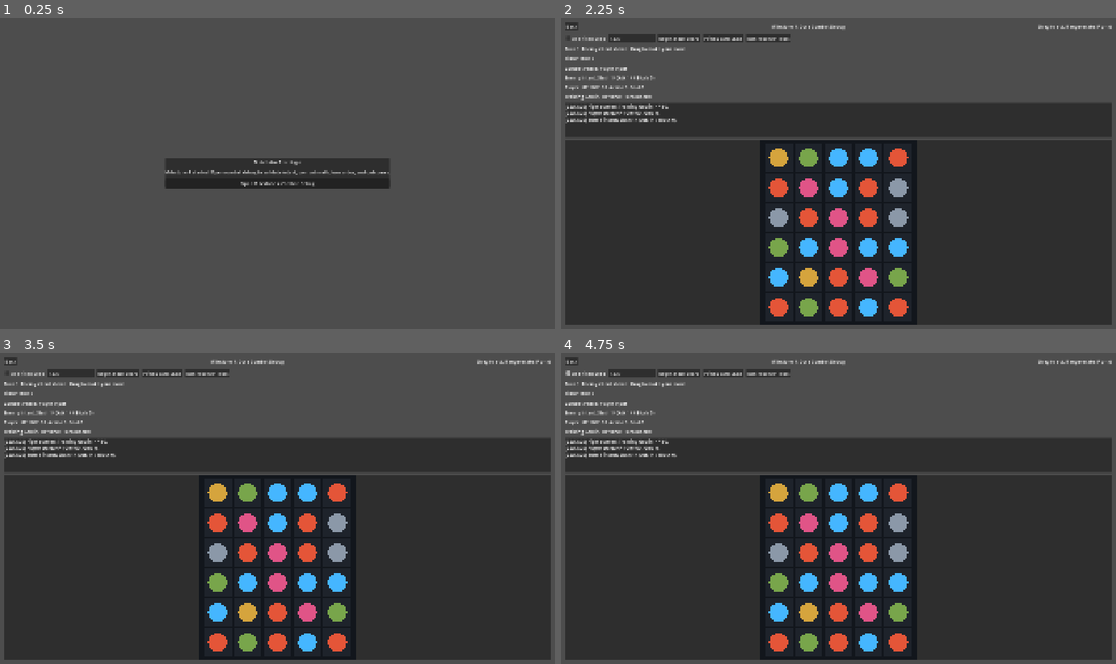
Above: before the commit, frames 1-4 (two rows, left to right).
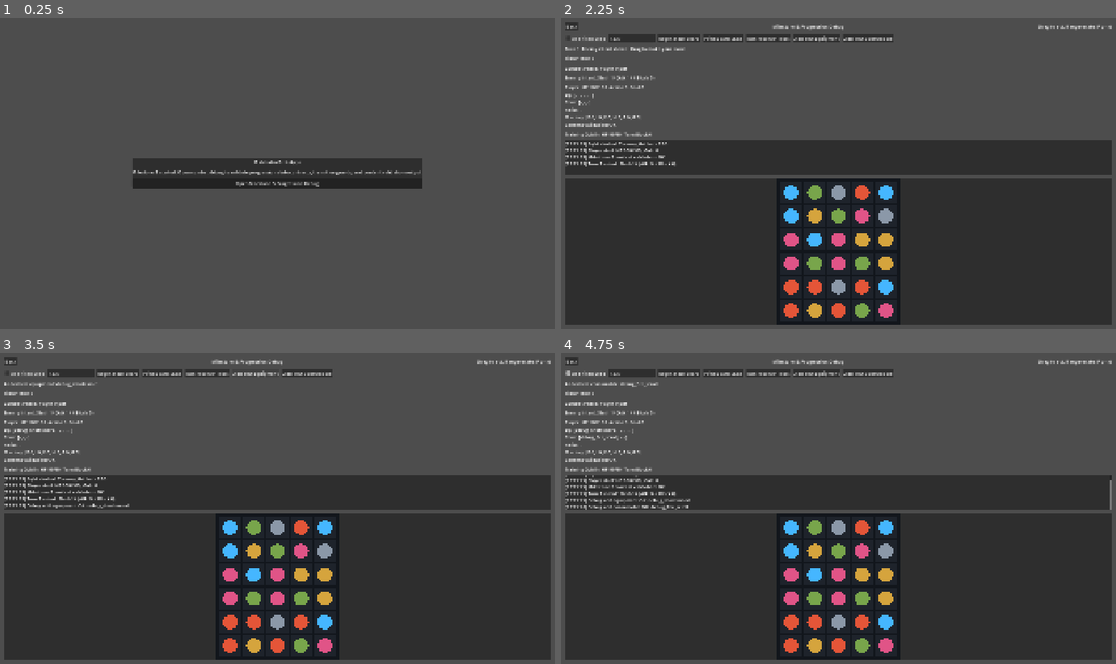
Above: after the commit, the same moments.

Repository: rajahafify/orbwalker
Game: Godot game, scene res://scenes/main.tscn
Same seed, same stepped clock (60 frames per second), same inputs: the game is played once before the commit and once after it.
Inputs (mouse positions are in pixels of both pictures, inside the frame that each line leads up to):
- Up to frame 1 (0.25 s): no input
- Up to frame 2 (2.25 s): click "Open Milestone 4 Combat Debug" (after the commit: "Open Milestone 5 Progression …") at 0.5 s; click "Back" at 1.25 s; click "Open Milestone 4 Combat Debug" (after the commit: "Open Milestone 5 Progression …") at 2 s
- Up to frame 3 (3.5 s): click (255, 374) at 2.75 s, where only the run after the commit has a clickable "Add Test Equipment"
- Up to frame 4 (4.75 s): click (866, 374) at 3.5 s, where only the run after the commit has a clickable "Add Test Consumable"; click "Use Fixed Seed" at 4.25 s

The runs differ from the first frame. In frame 1, 1.4% of the frame differs, in the area x 23-77%, y 45-55%; in frame 2, 21%; in frame 3, 21%; in frame 4, 22%, in the area x 0-100%, y 2-99%.

Commit message:
Implement milestone 5 player progression state

Diff:
--- a/scenes/combat/board_debug.tscn
+++ b/scenes/combat/board_debug.tscn
@@ -39,7 +39,7 @@
 [node name="TitleLabel" type="Label" parent="MarginContainer/VBoxContainer/HeaderRow" unique_id=726365973]
 layout_mode = 2
 size_flags_horizontal = 3
-text = "Milestone 4: Core Combat Debug"
+text = "Milestone 5: Progression Debug"
 horizontal_alignment = 1
 vertical_alignment = 1
 
@@ -74,6 +74,14 @@
 unique_name_in_owner = true
 layout_mode = 2
 text = "Run Resolver Tests"
+
+[node name="AddTestEquipmentButton" type="Button" parent="MarginContainer/VBoxContainer/ControlsRow"]
+layout_mode = 2
+text = "Add Test Equipment"
+
+[node name="AddTestConsumableButton" type="Button" parent="MarginContainer/VBoxContainer/ControlsRow"]
+layout_mode = 2
+text = "Add Test Consumable"
 
 [node name="StatusLabel" type="Label" parent="MarginContainer/VBoxContainer" unique_id=211771417]
 unique_name_in_owner = true
@@ -139,4 +147,6 @@
 [connection signal="pressed" from="MarginContainer/VBoxContainer/ControlsRow/RegenerateButton" to="." method="_on_regenerate_button_pressed"]
 [connection signal="pressed" from="MarginContainer/VBoxContainer/ControlsRow/PrintBoardButton" to="." method="_on_print_board_button_pressed"]
 [connection signal="pressed" from="MarginContainer/VBoxContainer/ControlsRow/RunResolverTestsButton" to="." method="_on_run_tests_button_pressed"]
+[connection signal="pressed" from="MarginContainer/VBoxContainer/ControlsRow/AddTestEquipmentButton" to="." method="_on_add_test_equipment_button_pressed"]
+[connection signal="pressed" from="MarginContainer/VBoxContainer/ControlsRow/AddTestConsumableButton" to="." method="_on_add_test_consumable_button_pressed"]
 [connection signal="pressed" from="MarginContainer/VBoxContainer/NextButton" to="." method="_on_next_button_pressed"]
--- a/scenes/main.tscn
+++ b/scenes/main.tscn
@@ -39,6 +39,6 @@
 
 [node name="StartFightButton" type="Button" parent="CenterContainer/PanelContainer/VBoxContainer"]
 layout_mode = 2
-text = "Open Milestone 4 Combat Debug"
+text = "Open Milestone 5 Progression Debug"
 
 [connection signal="pressed" from="CenterContainer/PanelContainer/VBoxContainer/StartFightButton" to="." method="_on_start_fight_button_pressed"]
--- a/scripts/combat/player_state.gd
+++ b/scripts/combat/player_state.gd
@@ -2,8 +2,8 @@
 class_name PlayerState
 
 const DEFAULT_MAX_HP := 100
-const DEFAULT_EQUIPMENT_SLOTS := 3
-const DEFAULT_CONSUMABLE_SLOTS := 2
+const DEFAULT_EQUIPMENT_SLOTS := 5
+const DEFAULT_CONSUMABLE_SLOTS := 3
 const DEFAULT_MOVE_TIMER_SECONDS := 5.0
 
 var max_hp: int = DEFAULT_MAX_HP
@@ -24,9 +24,6 @@
 var consumable_slots: int = DEFAULT_CONSUMABLE_SLOTS
 var move_timer_seconds: float = DEFAULT_MOVE_TIMER_SECONDS
 
-var equipped_item_ids: Array[String] = []
-var held_consumable_ids: Array[String] = []
-
 
 func reset_for_new_run() -> void:
 	max_hp = DEFAULT_MAX_HP
@@ -36,8 +33,6 @@
 	equipment_slots = DEFAULT_EQUIPMENT_SLOTS
 	consumable_slots = DEFAULT_CONSUMABLE_SLOTS
 	move_timer_seconds = DEFAULT_MOVE_TIMER_SECONDS
-	equipped_item_ids.clear()
-	held_consumable_ids.clear()
 
 
 func heal(amount: int, allow_overheal: bool = false) -> int:
--- /dev/null
+++ b/scripts/content/content_registry.gd
@@ -0,0 +1,146 @@
+extends RefCounted
+class_name ContentRegistry
+
+const EQUIPMENT := "equipment"
+const CONSUMABLES := "consumables"
+const RELICS := "relics"
+
+var _player_state_content := {
+	EQUIPMENT: [
+		{
+			"id": "debug_shortsword",
+			"display_name": "Debug Shortsword",
+			"base_price": 12,
+			"sell_value": 12,
+			"effects": [
+				{
+					"hook": EffectHooks.ON_ITEM_EQUIPPED,
+					"operation": "log",
+					"value": "debug_shortsword_equipped",
+				},
+			],
+		},
+		{
+			"id": "debug_buckler",
+			"display_name": "Debug Buckler",
+			"base_price": 10,
+			"sell_value": 10,
+			"effects": [
+				{
+					"hook": EffectHooks.ON_ITEM_EQUIPPED,
+					"operation": "log",
+					"value": "debug_buckler_equipped",
+				},
+			],
+		},
+	],
+	CONSUMABLES: [
+		{
+			"id": "debug_fire_scroll",
+			"display_name": "Debug Fire Scroll",
+			"effects": [
+				{
+					"hook": EffectHooks.ON_CONSUMABLE_USED,
+					"operation": "convert_random_orbs",
+					"value": {
+						"target_orb_id": OrbType.Id.FIRE,
+						"count": 2,
+					},
+				},
+			],
+		},
+	],
+	RELICS: [
+		{
+			"id": "debug_stalwart_mantle",
+			"display_name": "Debug Stalwart Mantle",
+			"effects": [
+				{
+					"hook": EffectHooks.ON_RELIC_ADDED,
+					"operation": "log",
+					"value": "debug_relic_added",
+				},
+			],
+		},
+	],
+}
+
+var _index := {}
+
+
+func _init() -> void:
+	_rebuild_index()
+
+
+func set_player_state_content(content: Dictionary) -> void:
+	_player_state_content = content.duplicate(true)
+	_rebuild_index()
+
+
+func get_equipment(item_id: String) -> Dictionary:
+	return _get_indexed(EQUIPMENT, item_id)
+
+
+func get_consumable(consumable_id: String) -> Dictionary:
+	return _get_indexed(CONSUMABLES, consumable_id)
+
+
+func get_relic(relic_id: String) -> Dictionary:
+	return _get_indexed(RELICS, relic_id)
+
+
+func validate_player_state_content() -> Array[Dictionary]:
+	var errors: Array[Dictionary] = []
+	for collection_name in [EQUIPMENT, CONSUMABLES, RELICS]:
+		var entries: Array = _player_state_content.get(collection_name, [])
+		var seen_ids := {}
+		for raw_entry in entries:
+			var entry: Dictionary = raw_entry
+			var item_id := String(entry.get("id", ""))
+			if item_id == "":
+				errors.append(_validation_error("<missing_id>", "%s entry missing id" % collection_name))
+				continue
+			if seen_ids.has(item_id):
+				errors.append(_validation_error(item_id, "duplicate_id"))
+			else:
+				seen_ids[item_id] = true
+
+			if String(entry.get("display_name", "")).strip_edges() == "":
+				errors.append(_validation_error(item_id, "missing_display_name"))
+
+			var effects: Array = entry.get("effects", [])
+			for raw_effect in effects:
+				var effect: Dictionary = raw_effect
+				var hook_name := String(effect.get("hook", ""))
+				if hook_name == "":
+					errors.append(_validation_error(item_id, "missing_effect_hook"))
+					continue
+				if not EffectHooks.is_valid_hook(hook_name):
+					errors.append(_validation_error(item_id, "invalid_effect_hook:%s" % hook_name))
+
+	return errors
+
+
+func _rebuild_index() -> void:
+	_index.clear()
+	for collection_name in [EQUIPMENT, CONSUMABLES, RELICS]:
+		_index[collection_name] = {}
+		var entries: Array = _player_state_content.get(collection_name, [])
+		for raw_entry in entries:
+			var entry: Dictionary = raw_entry
+			var item_id := String(entry.get("id", ""))
+			if item_id == "":
+				continue
+			_index[collection_name][item_id] = entry.duplicate(true)
+
+
+func _get_indexed(collection_name: String, item_id: String) -> Dictionary:
+	var collection_index: Dictionary = _index.get(collection_name, {})
+	return collection_index.get(item_id, {})
+
+
+func _validation_error(item_id: String, reason: String) -> Dictionary:
+	return {
+		"item_id": item_id,
+		"reason": reason,
+	}
--- /dev/null
+++ b/scripts/core/effect_hooks.gd
@@ -0,0 +1,24 @@
+extends RefCounted
+class_name EffectHooks
+
+const ON_ITEM_EQUIPPED := "on_item_equipped"
+const ON_ITEM_UNEQUIPPED := "on_item_unequipped"
+const ON_ITEM_SOLD := "on_item_sold"
+const ON_MASTERY_GRANTED := "on_mastery_granted"
+const ON_CONSUMABLE_ADDED := "on_consumable_added"
+const ON_CONSUMABLE_USED := "on_consumable_used"
+const ON_RELIC_ADDED := "on_relic_added"
+
+const PLAYER_STATE_ACTION_HOOKS: Array[String] = [
+	ON_ITEM_EQUIPPED,
+	ON_ITEM_UNEQUIPPED,
+	ON_ITEM_SOLD,
+	ON_MASTERY_GRANTED,
+	ON_CONSUMABLE_ADDED,
+	ON_CONSUMABLE_USED,
+	ON_RELIC_ADDED,
+]
+
+
+static func is_valid_hook(hook_name: String) -> bool:
+	return hook_name in PLAYER_STATE_ACTION_HOOKS
--- a/scripts/core/main_boot.gd
+++ b/scripts/core/main_boot.gd
@@ -4,7 +4,7 @@
 
 
 func _ready() -> void:
-	_status_label.text = "Milestone 4 started. Open combat debug to validate intent, combat math, turn order, and outcomes."
+	_status_label.text = "Milestone 5 started. Open combat debug to validate progression state contracts, transition guards, and content validation output."
 
 
 func _on_start_fight_button_pressed() -> void:
--- a/scripts/core/run_state.gd
+++ b/scripts/core/run_state.gd
@@ -1,13 +1,23 @@
 extends Node
 
 const PLAYER_STATE_SCRIPT := preload("res://scripts/combat/player_state.gd")
+const PLAYER_PROGRESSION_STATE_SCRIPT := preload("res://scripts/run/player_progression_state.gd")
+const PLAYER_PROGRESSION_SERVICE_SCRIPT := preload("res://scripts/run/player_progression_service.gd")
+const CONTENT_REGISTRY_SCRIPT := preload("res://scripts/content/content_registry.gd")
 
 var player_state: PlayerState
+var player_progression_state: PlayerProgressionState
+var player_progression_service: PlayerProgressionService
+var content_registry: ContentRegistry
+var _player_state_content_errors: Array[Dictionary] = []
 
 
 func _ready() -> void:
 	if player_state == null:
 		player_state = PLAYER_STATE_SCRIPT.new()
+	ensure_player_progression_state()
+	ensure_player_progression_service()
+	validate_player_state_content()
 
 
 func ensure_player_state() -> PlayerState:
@@ -16,5 +26,38 @@
 	return player_state
 
 
+func ensure_player_progression_state() -> PlayerProgressionState:
+	if player_progression_state == null:
+		player_progression_state = PLAYER_PROGRESSION_STATE_SCRIPT.new()
+	return player_progression_state
+
+
+func ensure_player_progression_service() -> PlayerProgressionService:
+	if player_progression_service == null:
+		player_progression_service = PLAYER_PROGRESSION_SERVICE_SCRIPT.new()
+	return player_progression_service
+
+
+func ensure_content_registry() -> ContentRegistry:
+	if content_registry == null:
+		content_registry = CONTENT_REGISTRY_SCRIPT.new()
+	return content_registry
+
+
+func validate_player_state_content() -> Array[Dictionary]:
+	_player_state_content_errors = ensure_content_registry().validate_player_state_content()
+	return _player_state_content_errors.duplicate(true)
+
+
+func player_state_content_errors() -> Array[Dictionary]:
+	return _player_state_content_errors.duplicate(true)
+
+
+func progression_snapshot() -> Dictionary:
+	return ensure_player_progression_state().to_snapshot()
+
+
 func reset_run() -> void:
 	ensure_player_state().reset_for_new_run()
+	ensure_player_progression_state().reset_for_new_run()
+	validate_player_state_content()
--- a/scripts/debug/board_debug_controller.gd
+++ b/scripts/debug/board_debug_controller.gd
@@ -22,6 +22,11 @@
 const BOARD_RESOLVER_TEST_RUNNER_SCRIPT := preload("res://scripts/debug/board_resolver_test_runner.gd")
 const COMBAT_STATE_MACHINE_SCRIPT := preload("res://scripts/combat/combat_state_machine.gd")
 const ENEMY_STATE_SCRIPT := preload("res://scripts/combat/enemy_state.gd")
+const TEST_EQUIPMENT_IDS: Array[String] = [
+	"debug_shortsword",
+	"debug_buckler",
+]
+const TEST_CONSUMABLE_ID := "debug_fire_scroll"
 
 const VICTORY_SCENE_PATH := "res://scenes/flow/shop_placeholder.tscn"
 const DEFEAT_SCENE_PATH := "res://scenes/flow/run_summary_placeholder.tscn"
@@ -42,6 +47,7 @@
 var _combat: Variant
 var _player_state: PlayerState
 var _enemy_state: EnemyState
+var _progression_state: PlayerProgressionState
 
 var _input_phase: InputPhase = InputPhase.PLAYER_INPUT
 var _active_drag := false
@@ -74,10 +80,12 @@
 
 func _initialize_combat_state() -> void:
 	_player_state = RunState.ensure_player_state()
+	_progression_state = RunState.ensure_player_progression_state()
 	_enemy_state = ENEMY_STATE_SCRIPT.new()
 	_enemy_state.reset_for_fight()
 	_combat = COMBAT_STATE_MACHINE_SCRIPT.new()
 	_combat.start_fight(_player_state, _enemy_state)
+	var content_errors: Array[Dictionary] = RunState.validate_player_state_content()
 	_outcome_transition_queued = false
 	_pending_next_scene_path = ""
 	_next_button.visible = false
@@ -86,6 +94,12 @@
 	_combat_log_lines.clear()
 	_append_combat_log("Fight started: %s HP %d." % [_enemy_state.display_name, _enemy_state.max_hp])
 	_append_combat_log("Player start: HP %d/%d, Gold %d." % [_player_state.current_hp, _player_state.max_hp, _player_state.gold])
+	if content_errors.is_empty():
+		_append_combat_log("Milestone 5 content validation: OK.")
+	else:
+		_append_combat_log("Milestone 5 content validation: %d issue(s)." % content_errors.size())
+		for error in content_errors:
+			_append_combat_log("  - [%s] %s" % [String(error.get("item_id", "?")), String(error.get("reason", "unknown"))])
 
 
 func _begin_turn_preview() -> void:
@@ -143,6 +157,44 @@
 	push_warning("Board resolver tests failed:\n%s" % "\n".join(report.failures))
 
 
+func _on_add_test_equipment_button_pressed() -> void:
+	var progression_state := RunState.ensure_player_progression_state()
+	var progression_service := RunState.ensure_player_progression_service()
+	var content := RunState.ensure_content_registry()
+	var candidate_item_id := ""
+	for item_id in TEST_EQUIPMENT_IDS:
+		if not progression_state.equipped_item_ids.has(item_id):
+			candidate_item_id = item_id
+			break
+	if candidate_item_id == "":
+		candidate_item_id = TEST_EQUIPMENT_IDS[0]
+
+	var result: Dictionary = progression_service.equip_item(progression_state, candidate_item_id, content)
+	if bool(result.get("ok", false)):
+		_status_label.text = "Added test equipment: %s" % candidate_item_id
+		_append_combat_log("Debug add equipment OK: %s" % candidate_item_id)
+	else:
+		var reason := String(result.get("reason", "unknown_error"))
+		_status_label.text = "Add test equipment failed: %s" % reason
+		_append_combat_log("Debug add equipment failed: %s" % reason)
+	_update_hud()
+
+
+func _on_add_test_consumable_button_pressed() -> void:
+	var progression_state := RunState.ensure_player_progression_state()
+	var progression_service := RunState.ensure_player_progression_service()
+	var content := RunState.ensure_content_registry()
+	var result: Dictionary = progression_service.add_consumable(progression_state, TEST_CONSUMABLE_ID, content)
+	if bool(result.get("ok", false)):
+		_status_label.text = "Added test consumable: %s" % TEST_CONSUMABLE_ID
+		_append_combat_log("Debug add consumable OK: %s" % TEST_CONSUMABLE_ID)
+	else:
+		var reason := String(result.get("reason", "unknown_error"))
+		_status_label.text = "Add test consumable failed: %s" % reason
+		_append_combat_log("Debug add consumable failed: %s" % reason)
+	_update_hud()
+
+
 func _process(delta: float) -> void:
 	if not _active_drag:
 		_update_timer_label(0.0)
@@ -457,11 +509,23 @@
 	if _player_state == null or _enemy_state == null or _combat == null:
 		return
 
-	_player_label.text = "Player  HP %d/%d  Armor %d  Gold %d" % [
+	var progression_snapshot: Dictionary = RunState.progression_snapshot()
+	var equipment_slots: Array = progression_snapshot.get("equipment_slots", [])
+	var consumable_slots: Array = progression_snapshot.get("consumable_slots", [])
+	var relic_ids: Array = progression_snapshot.get("relic_ids", [])
+	var mastery_levels: Dictionary = progression_snapshot.get("mastery_levels", {})
+	var validation_errors: Array[Dictionary] = RunState.player_state_content_errors()
+
+	_player_label.text = "Player  HP %d/%d  Armor %d  Gold %d\nEq: %s\nCons: %s\nRelics: %s\nMastery: %s\nContent Validation: %s" % [
 		_player_state.current_hp,
 		_player_state.max_hp,
 		_player_state.armor,
 		_player_state.gold,
+		_format_slot_line(equipment_slots),
+		_format_slot_line(consumable_slots),
+		_format_id_line(relic_ids),
+		_format_mastery_line(mastery_levels),
+		"OK" if validation_errors.is_empty() else ("%d issue(s)" % validation_errors.size()),
 	]
 
 	_enemy_label.text = "%s  HP %d/%d  Turn Block %d" % [
@@ -581,6 +645,30 @@
 		_combat_log_text.scroll_to_line(maxi(0, _combat_log_lines.size() - 1))
 
 
+func _format_slot_line(slot_values: Array) -> String:
+	var parts: Array[String] = []
+	for value in slot_values:
+		var text := String(value)
+		parts.append(text if text != "" else "-")
+	return "[" + ", ".join(parts) + "]"
+
+
+func _format_id_line(values: Array) -> String:
+	if values.is_empty():
+		return "-"
+	var rendered: Array[String] = []
+	for value in values:
+		rendered.append(String(value))
+	return "[" + ", ".join(rendered) + "]"
+
+
+func _format_mastery_line(levels: Dictionary) -> String:
+	var parts: Array[String] = []
+	for orb_id in OrbType.ALL_TYPES:
+		parts.append("%s:%d" % [OrbType.debug_symbol(orb_id), int(levels.get(orb_id, 0))])
+	return "[" + ", ".join(parts) + "]"
+
+
 func _on_resolver_match_found(groups: Array) -> void:
 	_status_label.text = "Matches found: %d group(s)." % groups.size()
 
--- a/scripts/flow/run_summary_placeholder.gd
+++ b/scripts/flow/run_summary_placeholder.gd
@@ -4,7 +4,7 @@
 
 
 func _ready() -> void:
-	_summary_label.text = "Run ended. This placeholder represents the Milestone 4 run summary transition."
+	_summary_label.text = "Run ended. This placeholder represents the Milestone 5 run summary transition."
 
 
 func _on_main_menu_button_pressed() -> void:
--- a/scripts/flow/shop_placeholder.gd
+++ b/scripts/flow/shop_placeholder.gd
@@ -4,7 +4,7 @@
 
 
 func _ready() -> void:
-	_summary_label.text = "Enemy defeated. This placeholder represents shop or boss reward transition for Milestone 4."
+	_summary_label.text = "Enemy defeated. This placeholder represents shop or boss reward transition for Milestone 5."
 
 
 func _on_next_fight_button_pressed() -> void:
--- /dev/null
+++ b/scripts/run/player_progression_service.gd
@@ -0,0 +1,187 @@
+extends RefCounted
+class_name PlayerProgressionService
+
+
+func equip_item(state: PlayerProgressionState, item_id: String, content: ContentRegistry) -> Dictionary:
+	var item_data: Dictionary = content.get_equipment(item_id)
+	if item_id == "":
+		return _error(state, "invalid_item_id")
+	if item_data.is_empty():
+		return _error(state, "unknown_equipment_id")
+	if state.equipped_item_ids.has(item_id):
+		return _error(state, "equipment_already_equipped")
+
+	var slot_index := _find_empty_slot(state.equipped_item_ids)
+	if slot_index < 0:
+		return _error(state, "equipment_slots_full")
+
+	state.equipped_item_ids[slot_index] = item_id
+	_rebuild_active_effects(state, content)
+	return _ok(state, {
+		"slot_index": slot_index,
+		"item_id": item_id,
+	})
+
+
+func unequip_item(state: PlayerProgressionState, slot_index: int, content: ContentRegistry) -> Dictionary:
+	var validated_index := _validate_slot_index(slot_index, state.equipped_item_ids.size())
+	if validated_index < 0:
+		return _error(state, "invalid_equipment_slot_index")
+
+	var item_id := state.equipped_item_ids[validated_index]
+	if item_id == "":
+		return _error(state, "equipment_slot_empty")
+
+	state.equipped_item_ids[validated_index] = ""
+	_rebuild_active_effects(state, content)
+	return _ok(state, {
+		"slot_index": validated_index,
+		"item_id": item_id,
+	})
+
+
+func sell_equipment(state: PlayerProgressionState, slot_index: int, content: ContentRegistry) -> Dictionary:
+	var validated_index := _validate_slot_index(slot_index, state.equipped_item_ids.size())
+	if validated_index < 0:
+		return _error(state, "invalid_equipment_slot_index")
+
+	var item_id := state.equipped_item_ids[validated_index]
+	if item_id == "":
+		return _error(state, "equipment_slot_empty")
+
+	var item_data: Dictionary = content.get_equipment(item_id)
+	var sell_value := int(item_data.get("sell_value", item_data.get("base_price", 0)))
+
+	state.equipped_item_ids[validated_index] = ""
+	_rebuild_active_effects(state, content)
+	return _ok(state, {
+		"slot_index": validated_index,
+		"item_id": item_id,
+		"gold_gained": maxi(0, sell_value),
+	})
+
+
+func grant_mastery(state: PlayerProgressionState, orb_id: int, amount: int = 1) -> Dictionary:
+	if not OrbType.is_valid_id(orb_id):
+		return _error(state, "invalid_mastery_track")
+	if amount <= 0:
+		return _error(state, "invalid_mastery_amount")
+
+	var current_level := state.mastery_level(orb_id)
+	var next_level := mini(PlayerProgressionState.MASTERY_CAP, current_level + amount)
+	var granted := next_level - current_level
+	state.mastery_levels[orb_id] = next_level
+	return _ok(state, {
+		"orb_id": orb_id,
+		"new_level": next_level,
+		"granted": granted,
+		"capped": next_level >= PlayerProgressionState.MASTERY_CAP,
+	})
+
+
+func add_consumable(state: PlayerProgressionState, consumable_id: String, content: ContentRegistry) -> Dictionary:
+	if consumable_id == "":
+		return _error(state, "invalid_consumable_id")
+	if content.get_consumable(consumable_id).is_empty():
+		return _error(state, "unknown_consumable_id")
+
+	var slot_index := _find_empty_slot(state.held_consumable_ids)
+	if slot_index < 0:
+		return _error(state, "consumable_slots_full")
+
+	state.held_consumable_ids[slot_index] = consumable_id
+	return _ok(state, {
+		"slot_index": slot_index,
+		"consumable_id": consumable_id,
+	})
+
+
+func use_consumable(state: PlayerProgressionState, slot_index: int, content: ContentRegistry) -> Dictionary:
+	var validated_index := _validate_slot_index(slot_index, state.held_consumable_ids.size())
+	if validated_index < 0:
+		return _error(state, "invalid_consumable_slot_index")
+
+	var consumable_id := state.held_consumable_ids[validated_index]
+	if consumable_id == "":
+		return _error(state, "consumable_slot_empty")
+
+	var consumable_data := content.get_consumable(consumable_id)
+	if consumable_data.is_empty():
+		return _error(state, "unknown_consumable_id")
+
+	state.held_consumable_ids[validated_index] = ""
+	return _ok(state, {
+		"slot_index": validated_index,
+		"consumable_id": consumable_id,
+		"effects": consumable_data.get("effects", []),
+	})
+
+
+func add_relic(state: PlayerProgressionState, relic_id: String, content: ContentRegistry) -> Dictionary:
+	if relic_id == "":
+		return _error(state, "invalid_relic_id")
+	if content.get_relic(relic_id).is_empty():
+		return _error(state, "unknown_relic_id")
+	if state.relic_ids.has(relic_id):
+		return _error(state, "relic_already_owned")
+
+	state.relic_ids.append(relic_id)
+	_rebuild_active_effects(state, content)
+	return _ok(state, {
+		"relic_id": relic_id,
+	})
+
+
+func _rebuild_active_effects(state: PlayerProgressionState, content: ContentRegistry) -> void:
+	state.active_effects_by_hook.clear()
+	for item_id in state.equipped_item_ids:
+		if item_id == "":
+			continue
+		_add_effects_to_hooks(state.active_effects_by_hook, item_id, content.get_equipment(item_id))
+	for relic_id in state.relic_ids:
+		_add_effects_to_hooks(state.active_effects_by_hook, relic_id, content.get_relic(relic_id))
+
+
+func _add_effects_to_hooks(active_effects: Dictionary, source_id: String, source_data: Dictionary) -> void:
+	var effects: Array = source_data.get("effects", [])
+	for raw_effect in effects:
+		var effect: Dictionary = raw_effect
+		var hook_name := String(effect.get("hook", ""))
+		if hook_name == "":
+			continue
+		if not active_effects.has(hook_name):
+			active_effects[hook_name] = []
+		var effect_with_source := effect.duplicate(true)
+		effect_with_source["source_id"] = source_id
+		active_effects[hook_name].append(effect_with_source)
+
+
+func _find_empty_slot(slots: Array[String]) -> int:
+	for index in slots.size():
+		if slots[index] == "":
+			return index
+	return -1
+
+
+func _validate_slot_index(slot_index: int, slot_count: int) -> int:
+	if slot_index < 0 or slot_index >= slot_count:
+		return -1
+	return slot_index
+
+
+func _ok(state: PlayerProgressionState, payload: Dictionary = {}) -> Dictionary:
+	return {
+		"ok": true,
+		"reason": "",
+		"result": payload,
+		"state": state.to_snapshot(),
+	}
+
+
+func _error(state: PlayerProgressionState, reason: String) -> Dictionary:
+	return {
+		"ok": false,
+		"reason": reason,
+		"result": {},
+		"state": state.to_snapshot(),
+	}
--- /dev/null
+++ b/scripts/run/player_progression_state.gd
@@ -0,0 +1,71 @@
+extends RefCounted
+class_name PlayerProgressionState
+
+const EQUIPMENT_SLOT_COUNT := 5
+const CONSUMABLE_SLOT_COUNT := 3
+const MASTERY_CAP := 5
+
+var equipped_item_ids: Array[String] = []
+var held_consumable_ids: Array[String] = []
+var relic_ids: Array[String] = []
+var mastery_levels: Dictionary = {}
+var active_effects_by_hook: Dictionary = {}
+
+
+func _init() -> void:
+	reset_for_new_run()
+
+
+func reset_for_new_run() -> void:
+	equipped_item_ids = _build_empty_slots(EQUIPMENT_SLOT_COUNT)
+	held_consumable_ids = _build_empty_slots(CONSUMABLE_SLOT_COUNT)
+	relic_ids.clear()
+	mastery_levels.clear()
+	for orb_id in OrbType.ALL_TYPES:
+		mastery_levels[orb_id] = 0
+	active_effects_by_hook.clear()
+
+
+func equipment_count() -> int:
+	return _count_filled_slots(equipped_item_ids)
+
+
+func consumable_count() -> int:
+	return _count_filled_slots(held_consumable_ids)
+
+
+func has_relic(relic_id: String) -> bool:
+	return relic_ids.has(relic_id)
+
+
+func mastery_level(orb_id: int) -> int:
+	return int(mastery_levels.get(orb_id, 0))
+
+
+func to_snapshot() -> Dictionary:
+	return {
+		"equipment_slots": equipped_item_ids.duplicate(),
+		"consumable_slots": held_consumable_ids.duplicate(),
+		"relic_ids": relic_ids.duplicate(),
+		"mastery_levels": mastery_levels.duplicate(true),
+		"equipment_slot_count": EQUIPMENT_SLOT_COUNT,
+		"consumable_slot_count": CONSUMABLE_SLOT_COUNT,
+		"mastery_cap": MASTERY_CAP,
+		"active_effects_by_hook": active_effects_by_hook.duplicate(true),
+	}
+
+
+func _build_empty_slots(slot_count: int) -> Array[String]:
+	var slots: Array[String] = []
+	slots.resize(slot_count)
+	for index in slot_count:
+		slots[index] = ""
+	return slots
+
+
+func _count_filled_slots(slots: Array[String]) -> int:
+	var total := 0
+	for slot_value in slots:
+		if slot_value != "":
+			total += 1
+	return total
Not shown, added: scripts/content/content_registry.gd.uid
Not shown, added: scripts/core/effect_hooks.gd.uid
Not shown, added: scripts/run/player_progression_service.gd.uid
Not shown, added: scripts/run/player_progression_state.gd.uid
Not shown, changed: docs/test_plan.md
Not shown, changed: todo.md
